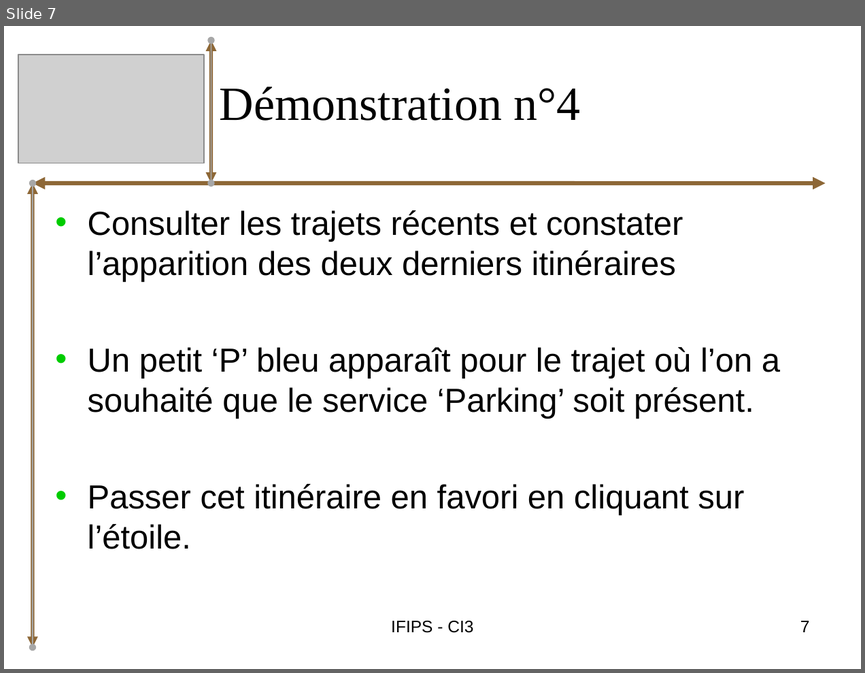
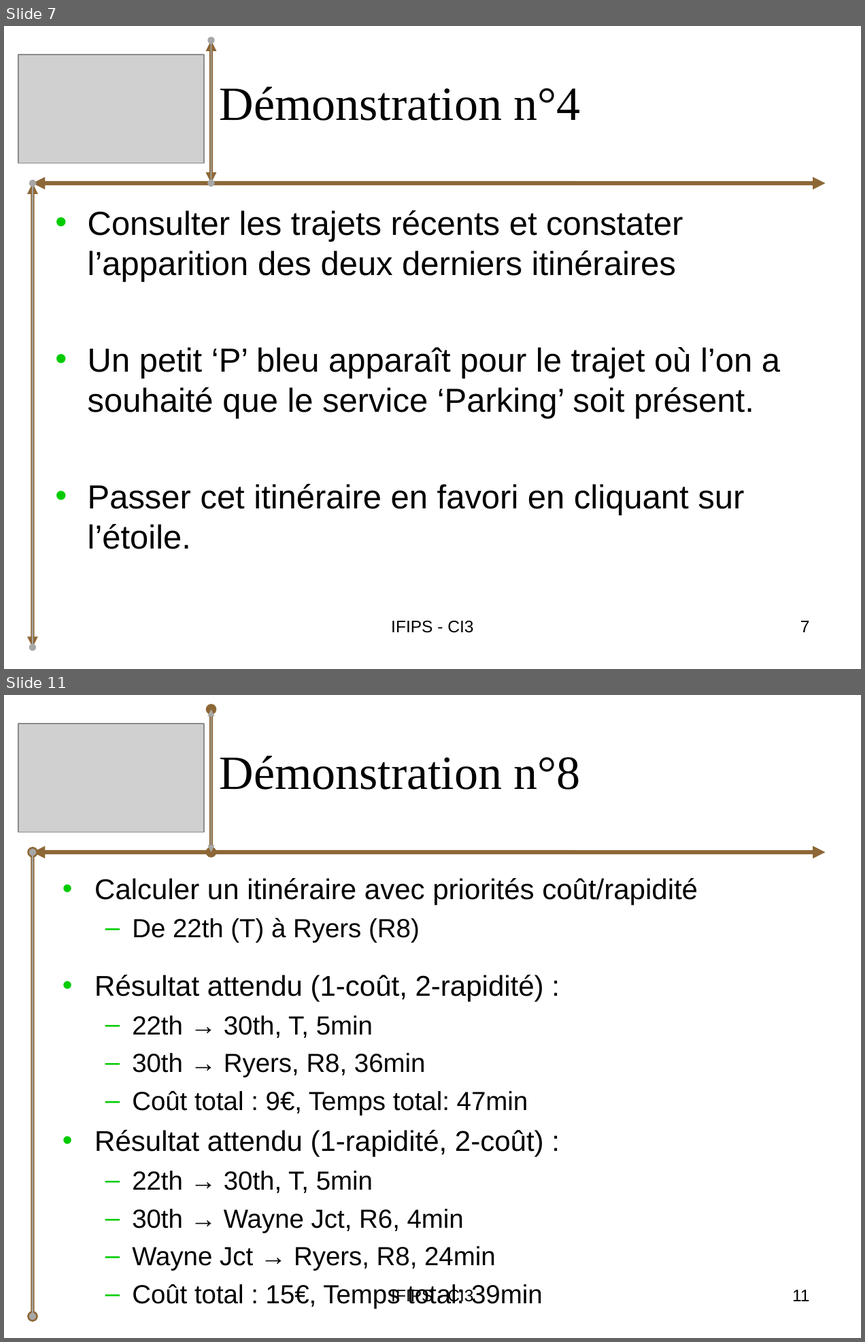
Before and after one commit to bryan-brancotte/projetgl-2008, a slide deck: doc/Soutenance/iGo_Soutenance_Pierrick.ppt. Shown one above the other, each under a label of ours: slide 7 before the commit, slides 7 and 11 after it; the slides between them are not shown. The pictures are 865x673 and 865x1342 pixels, drawn with LibreOffice and Linux fonts; fonts in the diff are those of the drawing; grey boxes stand for pictures. Boxes give left, top, right and bottom in pixels: in the first picture for what was removed or moved away, otherwise in the second. Text is boxed around its words. In the diff, an @@ line names an element or a change of style, - is before the commit and + after.

```diff
--- a/doc/Soutenance/iGo_Soutenance_Pierrick.ppt
+++ b/doc/Soutenance/iGo_Soutenance_Pierrick.ppt
@@ slide 11 added at (x1=4, y1=695, x2=861, y2=1338), background #FFFFFF @@
@@ double arrow added from (211, 852) to (211, 709), #8D6736 3 pt @@
@@ double arrow added from (211, 852) to (211, 709), #A7A7A7 0.99 pt @@
@@ picture added at (x1=18, y1=724, x2=205, y2=831) @@
@@ title added at (x1=220, y1=756, x2=581, y2=790), 40 pt, text #000000 @@
+Démonstration n°8
@@ double arrow added from (33, 852) to (825, 852), #8D6736 3.49 pt @@
@@ double arrow added from (33, 1317) to (33, 852), #8D6736 3 pt @@
@@ double arrow added from (33, 1317) to (33, 852), #A7A7A7 0.99 pt @@
@@ text added at (x1=94, y1=878, x2=698, y2=1308), 22 pt, text #000000 @@
+• Calculer un itinéraire avec priorités coût/rapidité
+  – De 22th (T) à Ryers (R8)
+• Résultat attendu (1-coût, 2-rapidité) :
+  – 22th → 30th, T, 5min
+  – 30th → Ryers, R8, 36min
+  – Coût total : 9€, Temps total: 47min
+• Résultat attendu (1-rapidité, 2-coût) :
+  – 22th → 30th, T, 5min
+  – 30th → Wayne Jct, R6, 4min
+  – Wayne Jct → Ryers, R8, 24min
+  – Coût total : 15€, Temps total: 39min
@@ text added at (x1=391, y1=1287, x2=432, y2=1304), 14 pt, text #000000 @@
+IFIPS - CI3
@@ page number added at (x1=792, y1=1289, x2=809, y2=1301), 14 pt, text #000000 @@
+11
```
Also in this commit, not shown: 5 slides changed, 4 other slides added, 2 other files.
